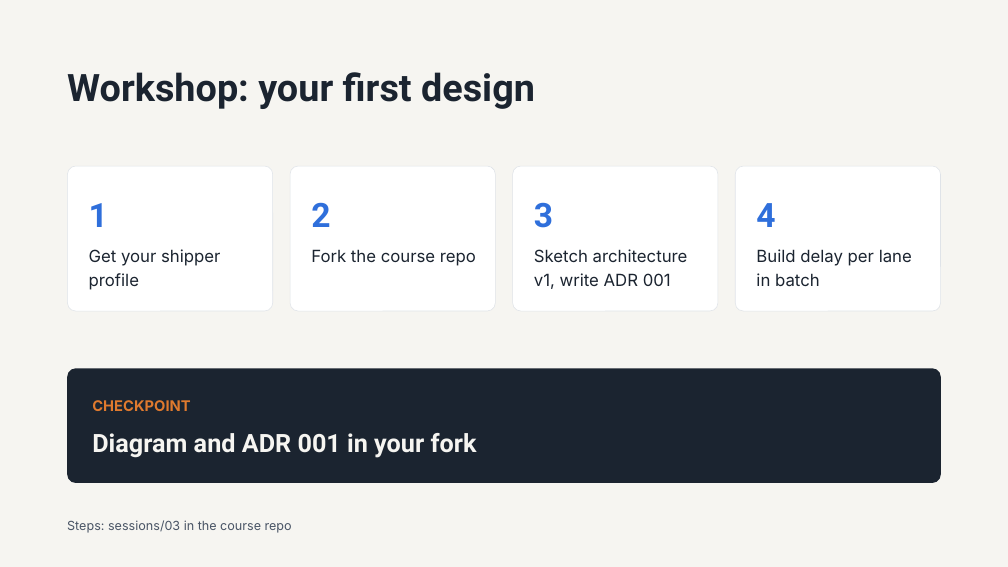
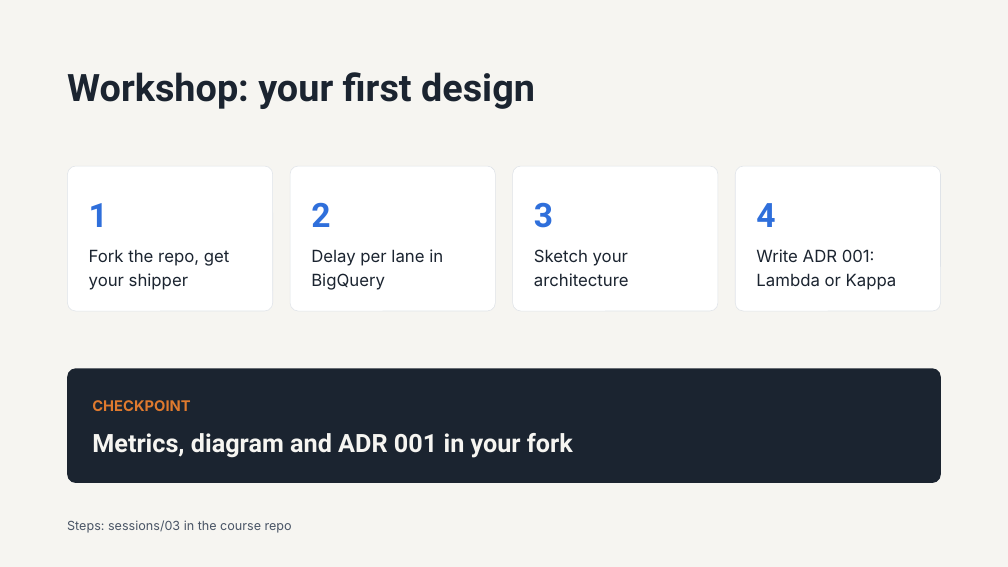
Before and after one commit to 1768SAIKUMAR/cloud-computing-srh, a slide deck: slide 11 of sessions/03-batch-streams-and-architecture-patterns/slides/session-03-batch-streams-and-architecture-patterns.pptx. Drawn at 1008x567 pixels with LibreOffice and Linux fonts; fonts in the diff are those of the drawing. Boxes give left, top, right and bottom in pixels: in the first picture for what was removed or moved away, otherwise in the second. Text is boxed around its words. In the diff, an @@ line names an element or a change of style, - is before the commit and + after.

```diff
--- a/sessions/03-batch-streams-and-architecture-patterns/slides/session-03-batch-streams-and-architecture-patterns.pptx
+++ b/sessions/03-batch-streams-and-architecture-patterns/slides/session-03-batch-streams-and-architecture-patterns.pptx
@@ text at (89,249,229,290): text changed @@
-Get your shipper profile
+Fork the repo, get your shipper
@@ text at (311,249,443,290): text changed @@
-Fork the course repo
+Delay per lane in BigQuery
@@ text at (534,249,629,287): text changed @@
-Sketch architecture v1, write ADR 001
+Sketch your architecture
@@ text at (756,249,897,290): text changed @@
-Build delay per lane in batch
+Write ADR 001: Lambda or Kappa
@@ text at (92,433,573,458): text changed @@
-Diagram and ADR 001 in your fork
+Metrics, diagram and ADR 001 in your fork
```
